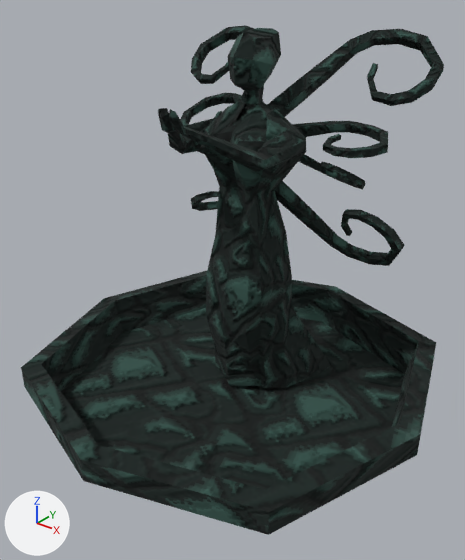
Before and after pictures for a commit that changed the glTF model objetos glb/Estatua-fuente.glb.
Before and after are seen from a 50 mm camera at (2.69, -3.53, 3.06) aimed at (0.07, -0.26, 1.03). The lights are fixed; the arrows at lower left show +X, +Y and +Z. The older version comes first. Where no turn or scale is listed for an object, it has been applied to the vertices. Vertices at exactly the same position are counted once.

Names of what the first picture shows: 'Fuente-col', 'Mujer-col', 'Tentaculos-col'.
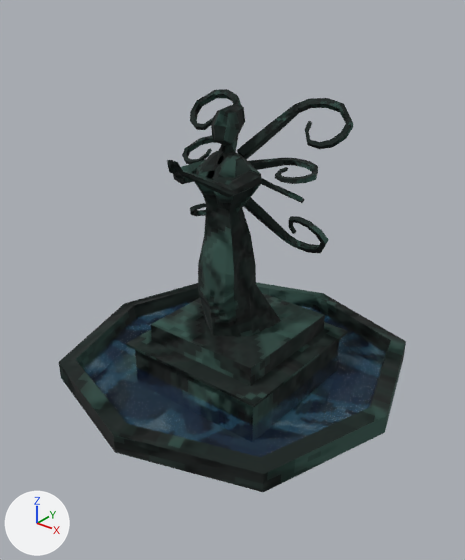
Changed parts and their boxes [x1, y1, x2, y2] in the pictures (465 x 560 px; the box of a moved part takes in the faces that stretch with it):
'Mujer-col', surface changed, reshaped, moved, rescaled (100% wider, 12% taller): before [158, 28, 331, 388]; after [59, 89, 406, 492]
'Fuente-col', deleted: before [21, 271, 436, 535]
'Tentaculos-col', deleted: before [180, 25, 444, 266]
part 1 of me_cube_001, moved or reshaped: before [158, 89, 331, 388]; after [167, 144, 281, 337]
part 2 of me_cube_001, moved or reshaped: before [228, 28, 281, 91]; after [211, 104, 245, 145]
part 3 of me_cube_001, added: after [59, 89, 406, 492]

The change, as a list of edits to the scene's bpy script:
```text
Add img_water_texture:
    img_water_texture = load_image('water-texture', '_unpacked/water-texture', 64, 64, 'sRGB')
Add img_textura_estatua_normal:
    img_textura_estatua_normal = load_image('Textura-estatua-normal', '_unpacked/Textura-estatua-normal', 64, 64, 'Non-Color')
Add img_textura_estatua:
    img_textura_estatua = load_image('Textura-estatua', '_unpacked/Textura-estatua', 64, 64, 'sRGB')
Change mat_textura_estatua:
    where n2 = _N.new('ShaderNodeTexImage'); n2.name = 'Image Texture'
    n2.image: img_textura_estatua256 -> img_textura_estatua
    where n4 = _N.new('ShaderNodeTexImage'); n4.name = 'Image Texture.001'
    n4.image: img_textura_estatua256_normal -> img_textura_estatua_normal
Add mat_agua:
    mat_agua = bpy.data.materials.new('Agua')
    # uses the picture img_water_texture
Change me_cube_001:
    used by ob_mujer_col; location = (-0.006, -0.11, 1.825); scale = (0.416, 0.416, 0.416)
    remove me_cube_001.from_pydata(...)  # 203 vertices, 408 faces; spans x -1.14..1.12, y -1.67..2.21, z -4.38..2.11
    add me_cube_001.from_pydata(...)  # 1098 vertices, 2152 faces; spans x -1.38..1.26, y -1.36..1.29, z -0.01..2.26
    me_cube_001 part 1: the loose piece of 177 vertices spanning x -1.14..1.12, y -1.67..2.21, z -4.38..1.3 is scaled about its middle by 0.268, then moved by (-0.04, -0.47, 2.8)
    me_cube_001 part 2: the loose piece of 26 vertices spanning x -0.4..0.38, y -0.07..0.96, z 1.17..2.11 is scaled about its middle by 0.268, then moved by (-0.04, -0.6, 0.47)
    me_cube_001 part 3: 895 vertices added at x -1.38..1.26, y -1.36..1.29, z -0.01..2.26
    add me_cube_001.materials.append(mat_agua)
Change ob_mujer_col:
    ob_mujer_col.scale: (0.416, 0.416, 0.416) -> (1.0, 1.0, 1.0)
    ob_mujer_col.location: (-0.006, -0.11, 1.825) -> (0.0, 0.0, 0.0)
Remove ob_fuente_col:
    ob_fuente_col = bpy.data.objects.new('Fuente-col', me_plane_002)
    ob_fuente_col.location = (0.0, -0.215, 0.368)
Remove ob_tentaculos_col:
    ob_tentaculos_col = bpy.data.objects.new('Tentaculos-col', me_plane)
    ob_tentaculos_col.location = (-0.016, 0.436, 1.892)
```
